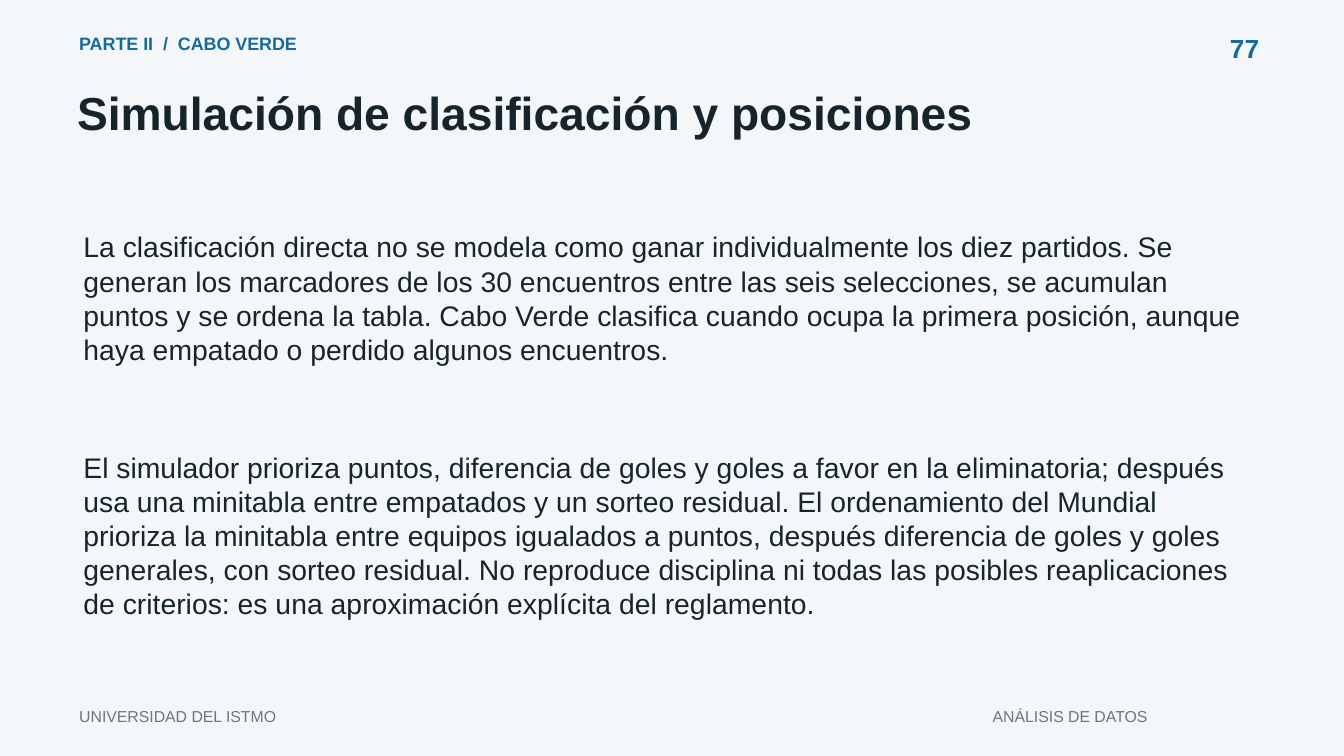
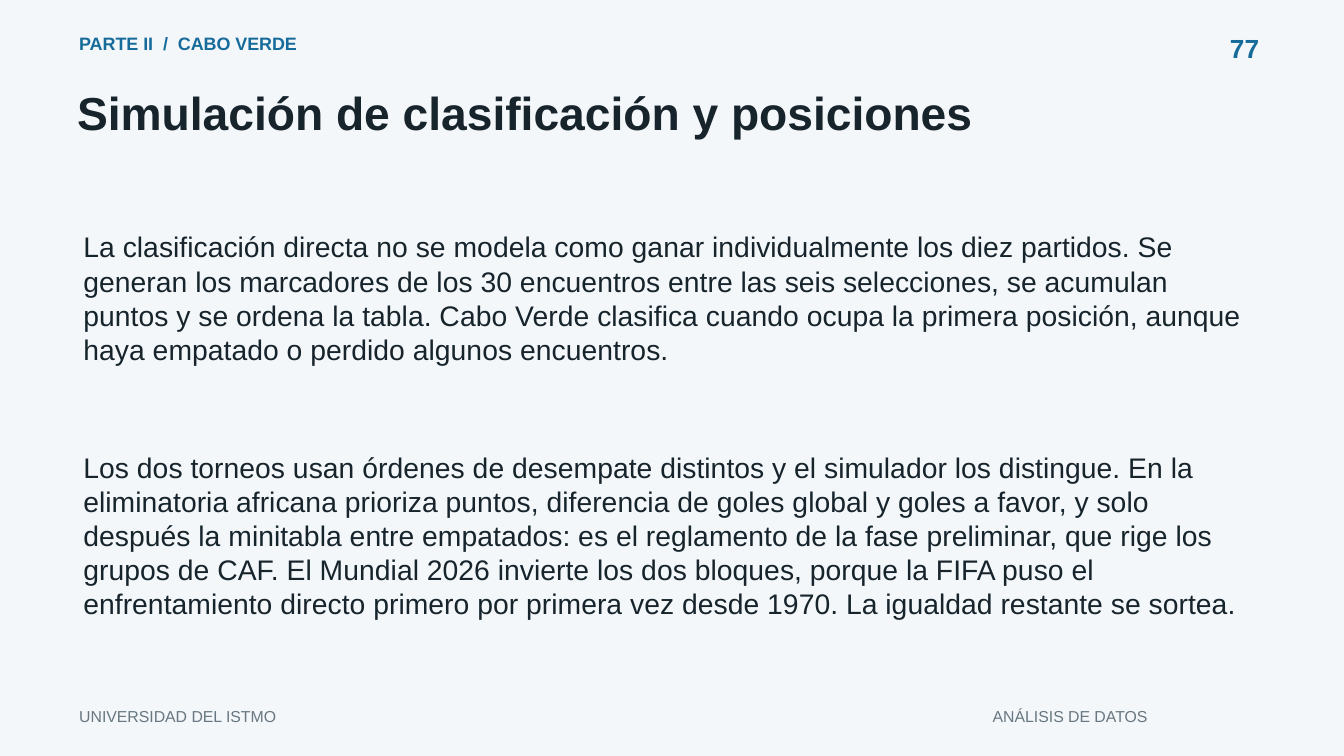
Before and after one commit to humbertovenavente/Proyecto1ADD, a slide deck: slide 77 of outputs/presentacion.pptx. Drawn at 1344x756 pixels with LibreOffice and Linux fonts; fonts in the diff are those of the drawing. Boxes give left, top, right and bottom in pixels: in the first picture for what was removed or moved away, otherwise in the second. Text is boxed around its words. In the diff, an @@ line names an element or a change of style, - is before the commit and + after.

```diff
--- a/outputs/presentacion.pptx
+++ b/outputs/presentacion.pptx
@@ text at box(83, 457, 1236, 620): text changed @@
-El simulador prioriza puntos, diferencia de goles y goles a favor en la eliminatoria; después usa una minitabla entre empatados y un sorteo residual. El ordenamiento del Mundial prioriza la minitabla entre equipos igualados a puntos, después diferencia de goles y goles generales, con sorteo residual. No reproduce disciplina ni todas las posibles reaplicaciones de criterios: es una aproximación explícita del reglamento.
+Los dos torneos usan órdenes de desempate distintos y el simulador los distingue. En la eliminatoria africana prioriza puntos, diferencia de goles global y goles a favor, y solo después la minitabla entre empatados: es el reglamento de la fase preliminar, que rige los grupos de CAF. El Mundial 2026 invierte los dos bloques, porque la FIFA puso el enfrentamiento directo primero por primera vez desde 1970. La igualdad restante se sortea.
```
Also in this commit, not shown: 5 other slides changed, 21 other files.
